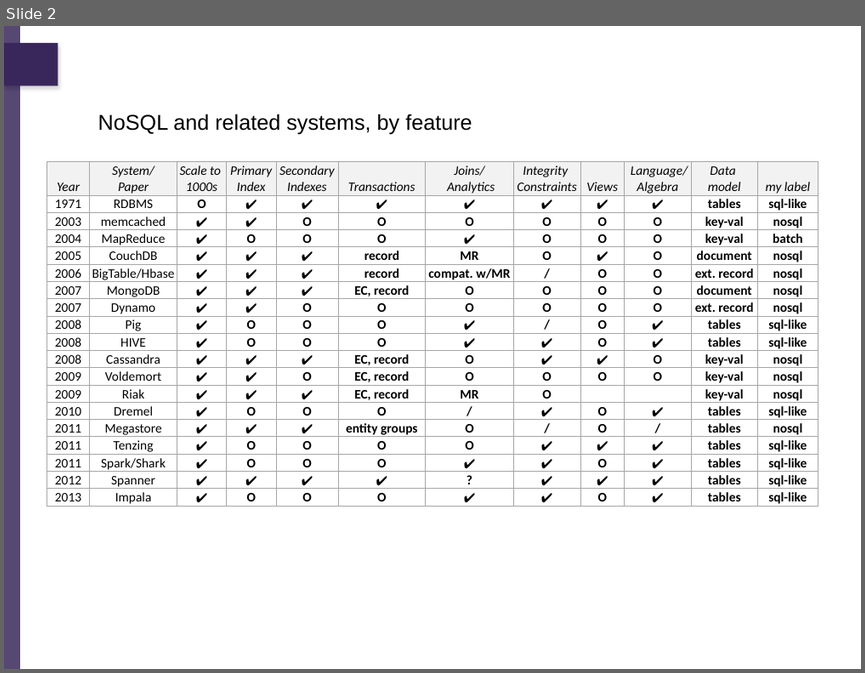
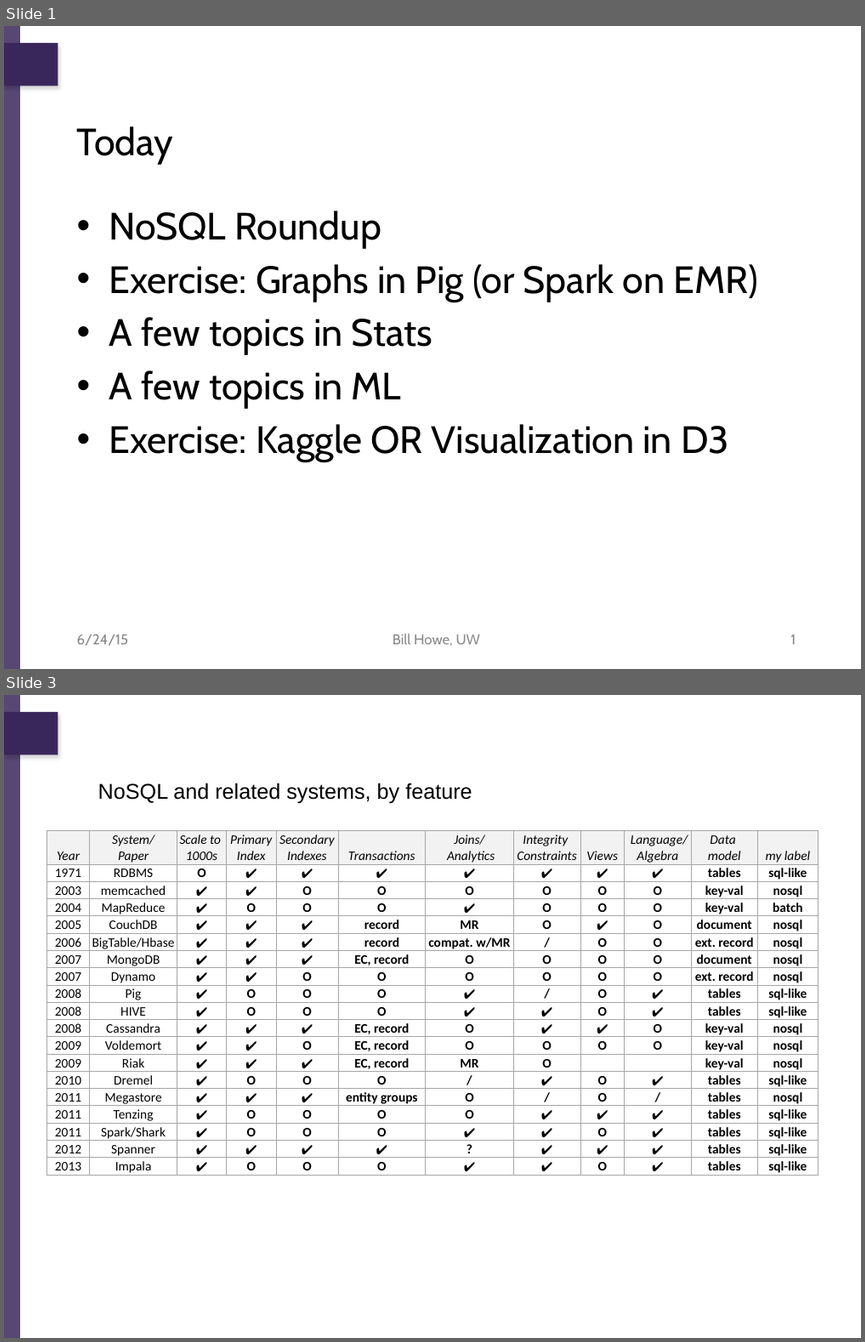
Before and after one commit to billhowe/datasci_course_materials, a slide deck: day1_data_management/part3_nosql/06_nosql.pptx. Shown one above the other, each under a label of ours: slide 2 before the commit, slides 1 and 3 after it; the slides between them are not shown. The pictures are 865x673 and 865x1342 pixels, drawn with LibreOffice and Linux fonts; fonts in the diff are those of the drawing; background and template pictures are left out. Boxes give left, top, right and bottom in pixels: in the first picture for what was removed or moved away, otherwise in the second. Text is boxed around its words. In the diff, an @@ line names an element or a change of style, - is before the commit and + after.

```diff
--- a/day1_data_management/part3_nosql/06_nosql.pptx
+++ b/day1_data_management/part3_nosql/06_nosql.pptx
@@ slide 1 added at [4,26,861,669], background #FFFFFF; not listed: 2 template elements that a slide beside it also shows @@
@@ title added at [77,126,173,164], 32 pt, text #000000 @@
+Today
@@ text added at [109,210,758,461], 32 pt, text #000000 @@
+• NoSQL Roundup
+• Exercise: Graphs in Pig (or Spark on EMR)
+• A few topics in Stats
+• A few topics in ML
+• Exercise: Kaggle OR Visualization in D3
@@ text added at [77,634,129,646], 12 pt, text #898989 @@
+6/24/15
@@ text added at [392,633,480,646], 12 pt, text #898989 @@
+Bill Howe, UW
@@ page number added at [790,634,795,644], 12 pt, text #898989 @@
+1
@@ what was slide 2 is now slide 3 @@
```
Also in this commit, not shown: 21 slides changed, 6 other slides added, 2 slides removed.
